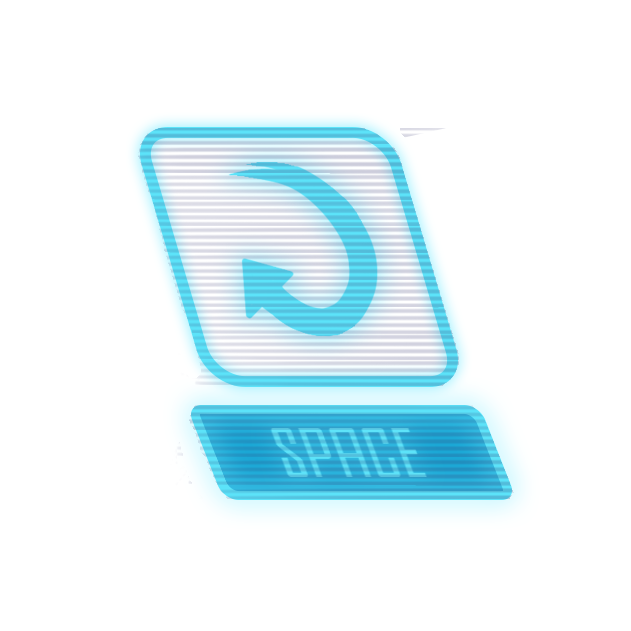
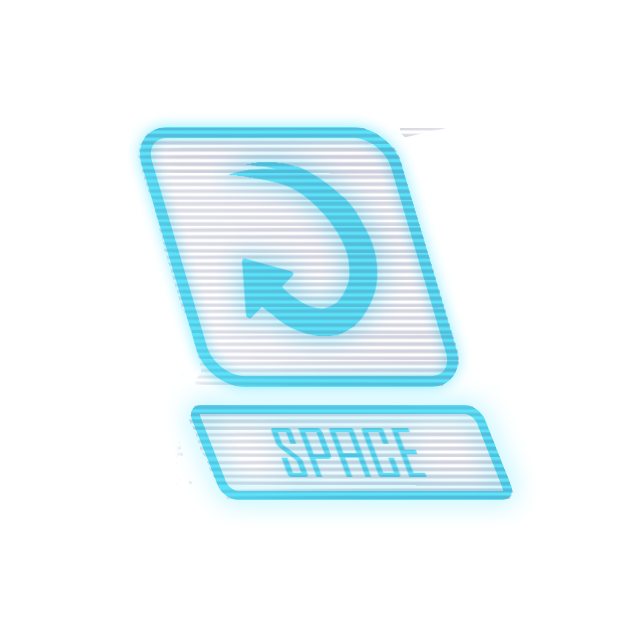
Revision of a layered 631 x 631 image; what changed, layer by layer:
painted on "Rounded Rectangle 3" over [left=475, top=420, right=503, bottom=492]
hid "Layer 19" over [left=193, top=413, right=503, bottom=492]
